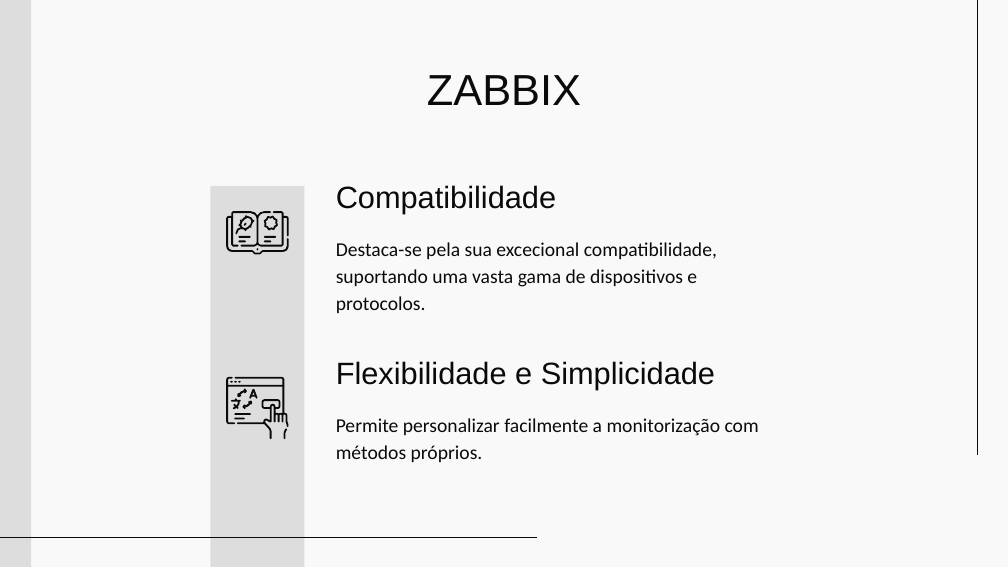
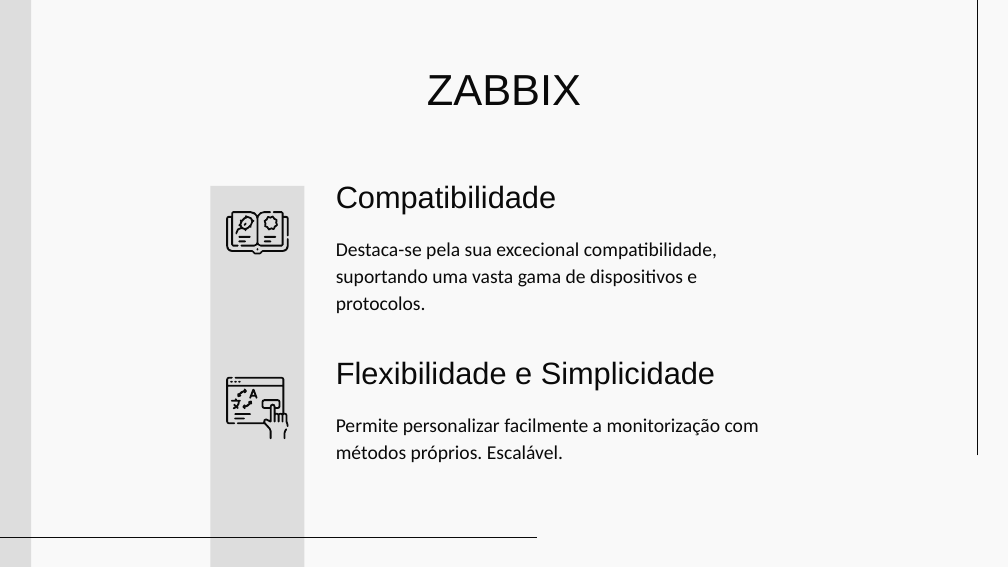
Before and after one commit to dpinto-xbin/zabbix-rtu, a slide deck: slide 5 of Apresentação-Estágio.ppsx. Drawn at 1008x567 pixels with LibreOffice and Linux fonts; fonts in the diff are those of the drawing. Boxes give left, top, right and bottom in pixels: in the first picture for what was removed or moved away, otherwise in the second. Text is boxed around its words. In the diff, an @@ line names an element or a change of style, - is before the commit and + after.

```diff
--- a/Apresentação-Estágio.ppsx
+++ b/Apresentação-Estágio.ppsx
@@ subtitle at [336,418,759,462]: text changed @@
-Permite personalizar facilmente a monitorização com métodos próprios.
+Permite personalizar facilmente a monitorização com métodos próprios. Escalável.
```
Also in this commit, not shown: 3 other slides changed, 1 slide added.
